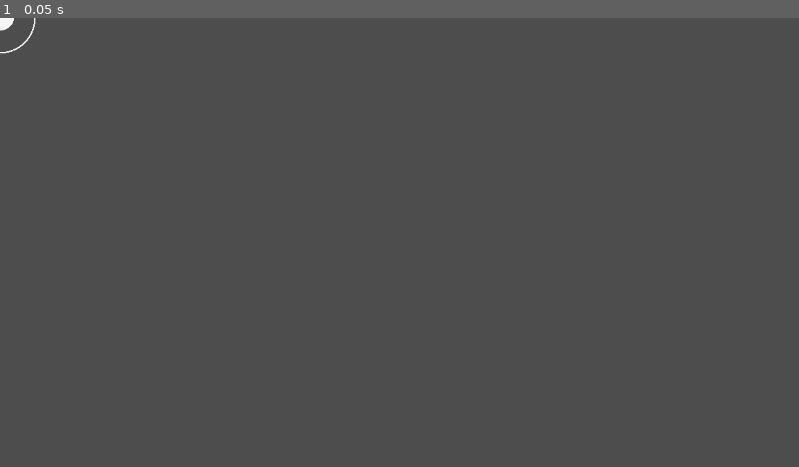
Above: before the commit, frame 1.
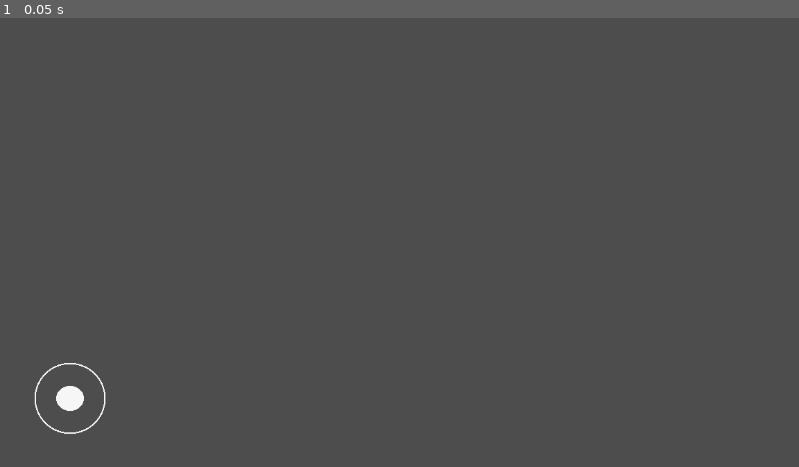
Above: after the commit, the same moment.

Repository: avishshiroya/godot_joystick
Game: Godot game, scene res://joystick.tscn
The game is run twice, just before and just after one commit, with the same random seed, the same clock (stepped at 60 frames per second) and the same inputs.
Inputs:
- Up to frame 1 (0.05 s): no input

The runs differ from the first frame. In frame 1, 0.3% of the frame differs, in the area x 0-14%, y 0-93%.

Commit message:
fix :change the speed of the player

Diff:
--- a/joystick.tscn
+++ b/joystick.tscn
@@ -6,6 +6,7 @@
 [ext_resource type="Script" uid="uid://dmlvwm21udf0d" path="res://knob.gd" id="4_jhikm"]
 
 [node name="joystick" type="Node2D"]
+position = Vector2(101, 549)
 script = ExtResource("1_413m4")
 
 [node name="Joyring" type="Sprite2D" parent="."]
@@ -23,6 +24,7 @@
 offset_top = -51.0
 offset_right = 52.0
 offset_bottom = 54.0
+metadata/_edit_use_anchors_ = true
 
 [connection signal="button_down" from="Button" to="knob" method="_on_button_button_down"]
 [connection signal="button_up" from="Button" to="knob" method="_on_button_button_up"]
--- a/player.gd
+++ b/player.gd
@@ -2,7 +2,7 @@
 
 @onready var joystick = $"../Camera2D/joystick"
 
-var speed = 500
+var speed = 300
 
 func _physics_process(_delta: float) -> void:
 	var direction = joystick.posVector
